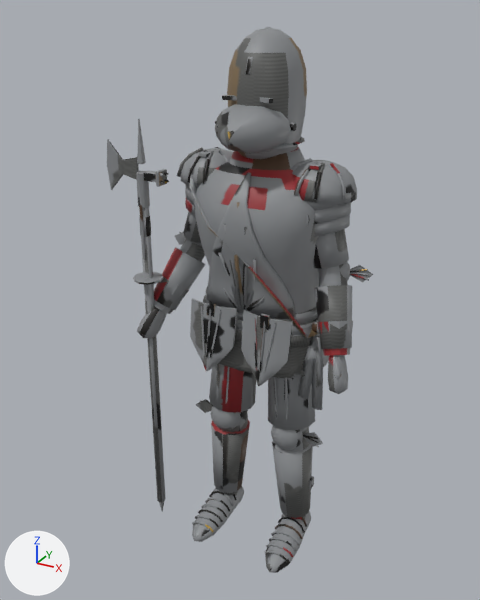
A saved change to the FBX model Assets/Models/ArtBible/Enemies/Late/GothicManAtArms/GothicManAtArms.fbx.
Rendered twice from a camera (50 mm lens) standing at (1.0, -2.0, 2.005) and looking at (-0.093, -0.014, 1.012). Lighting does not change. The marker at lower left points along +X, +Y and +Z. The older version comes first. Vertices at exactly the same position are counted once.

The older version as bpy lines, for what is in view:
```python
me_gothicmanatarms = bpy.data.meshes.new('GothicManAtArms')
me_gothicmanatarms.from_pydata(...)  # 4295 vertices, 3805 faces; spans x -0.54..0.39, y -0.26..0.21, z 0.0..1.95
me_gothicmanatarms.materials.append(mat_gothicmanatarms)
ob_gothicmanatarms = bpy.data.objects.new('GothicManAtArms', me_gothicmanatarms)
ob_gothicmanatarms.location = (0.0, 0.0, 0.0)
```
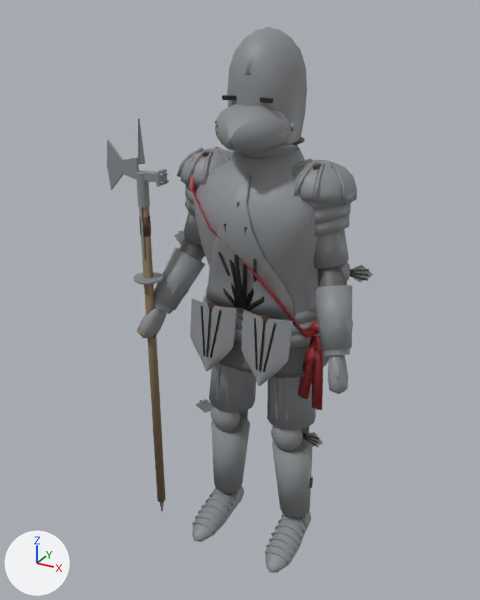
Boxes (x1, y1, x2, y2) around the edits, measured in the pictures (480 x 600 px; the box of a moved part takes in the faces that stretch with it):
part 1 of me_gothicmanatarms, moved or reshaped
    before: (260, 314, 270, 330)
    after: (261, 314, 269, 324)
part 2 of me_gothicmanatarms, moved or reshaped
    before: (206, 302, 216, 317)
    after: (207, 302, 215, 312)
part 3 of me_gothicmanatarms, moved or reshaped
    before: (310, 163, 325, 170)
    after: (313, 163, 322, 169)
part 4 of me_gothicmanatarms, moved or reshaped
    before: (199, 151, 214, 157)
    after: (203, 151, 210, 157)
part 5 of me_gothicmanatarms, rebuilt (mostly hidden)
    before: (185, 198, 196, 216)
    after: (185, 197, 196, 216)
part 6 of me_gothicmanatarms, rebuilt
    before: (268, 377, 315, 430)
    after: (267, 377, 316, 430)
part 7 of me_gothicmanatarms, rebuilt
    before: (209, 364, 256, 412)
    after: (209, 364, 256, 413)
part 8 of me_gothicmanatarms, rebuilt
    before: (309, 476, 314, 489)
    after: (310, 477, 313, 488)
part 9 of me_gothicmanatarms, moved or reshaped
    before: (107, 119, 373, 520)
    after: (107, 118, 373, 520)
part 10 of me_gothicmanatarms, surface changed
    both: (137, 36, 368, 573)

What changed in the scene script:
```text
Change me_gothicmanatarms:
    used by ob_gothicmanatarms; location = (0.0, 0.0, 0.0)
    remove me_gothicmanatarms.from_pydata(...)  # 4295 vertices, 3805 faces; spans x -0.54..0.39, y -0.26..0.21, z 0.0..1.95
    add me_gothicmanatarms.from_pydata(...)  # 4292 vertices, 3865 faces; spans x -0.54..0.39, y -0.26..0.21, z 0.0..1.95
    me_gothicmanatarms part 1: the loose piece of 8 vertices spanning x 0.09..0.12, y -0.21..-0.19, z 1.02..1.07 is scaled about its middle by (0.5, 0.5, 1)
    me_gothicmanatarms part 2: the loose piece of 8 vertices spanning x -0.12..-0.09, y -0.21..-0.19, z 1.02..1.07 is scaled about its middle by (0.5, 0.5, 1)
    me_gothicmanatarms part 3: the loose piece of 8 vertices spanning x 0.19..0.22, y -0.08..-0.03, z 1.54..1.55 is multiplied about its middle by the matrix ((-0.507, 0.447, 0.0), (0.447, 0.507, 0.0), (0.0, 0.0, -0.676))
    me_gothicmanatarms part 4: the loose piece of 8 vertices spanning x -0.22..-0.19, y -0.08..-0.03, z 1.54..1.55 is multiplied about its middle by the matrix ((-0.507, 0.447, 0.0), (0.447, 0.507, 0.0), (0.0, 0.0, -0.676))
    me_gothicmanatarms part 5: the loose piece of 28 vertices spanning x -0.31..-0.13, y -0.09..0.09, z 1.3..1.41 is rebuilt with 28 vertices and now spans x -0.31..-0.13, y -0.09..0.09, z 1.3..1.4
    me_gothicmanatarms part 6: the loose piece of 24 vertices spanning x 0.03..0.22, y -0.1..0.08, z 0.56..0.92 is rebuilt with 24 vertices and now spans x 0.03..0.22, y -0.1..0.08, z 0.56..0.92
    me_gothicmanatarms part 7: the loose piece of 24 vertices spanning x -0.22..-0.03, y -0.1..0.08, z 0.56..0.92 is rebuilt with 24 vertices and now spans x -0.22..-0.03, y -0.1..0.08, z 0.56..0.92
    me_gothicmanatarms part 8: the loose piece of 8 vertices spanning x 0.21..0.23, y -0.01..0.02, z 0.26..0.3 is rebuilt with 8 vertices and now spans x 0.21..0.23, y -0.01..0.02, z 0.26..0.3
    me_gothicmanatarms part 9: 192 vertices moved within x -0.4..0.38, y -0.2..0.19, z 0.13..1.72; 328 vertices removed from x -0.46..0.38, y -0.23..0.12, z 0.1..1.68; 325 vertices added at x -0.47..0.38, y -0.23..0.12, z 0.1..1.68
    me_gothicmanatarms part 10: 2891 kept faces spanning x -0.54..0.39, y -0.26..0.21, z 0.0..1.95 get new texture (UV) coordinates
    other edits to the shape of me_gothicmanatarms do not show in these pictures
```
